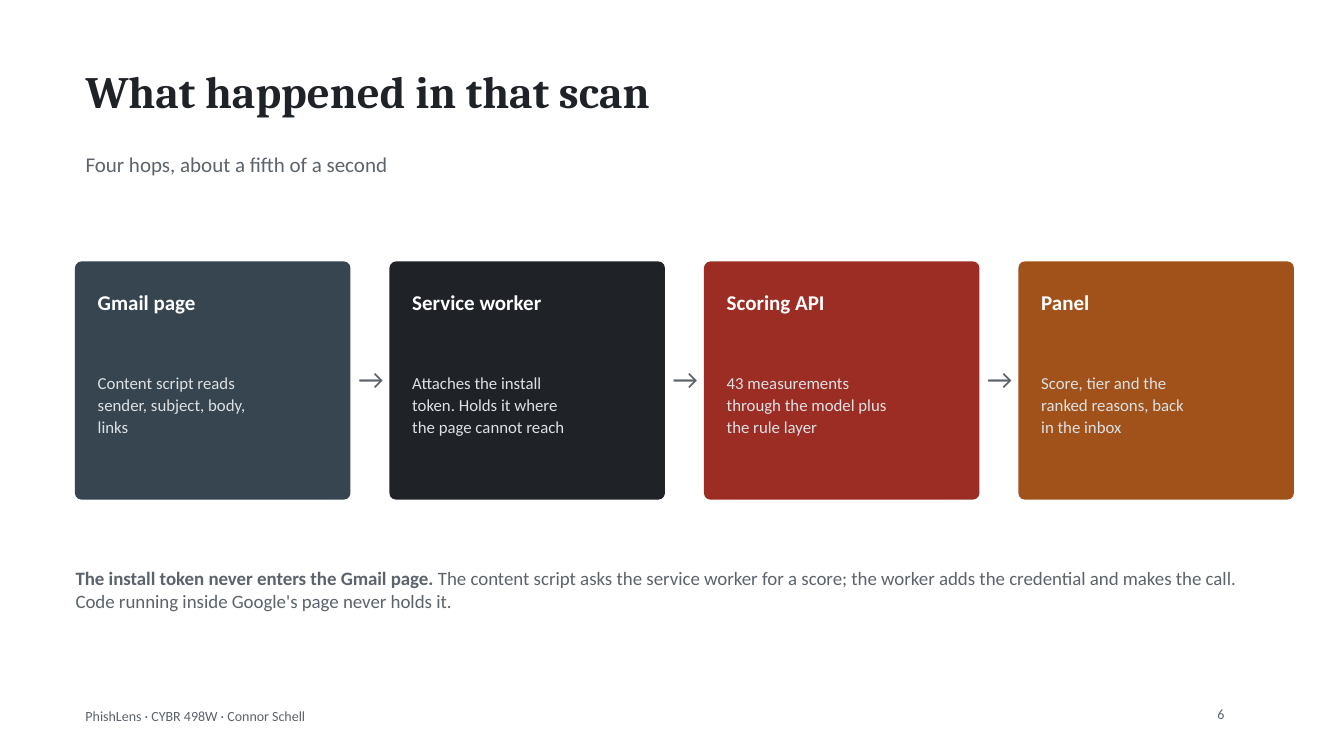
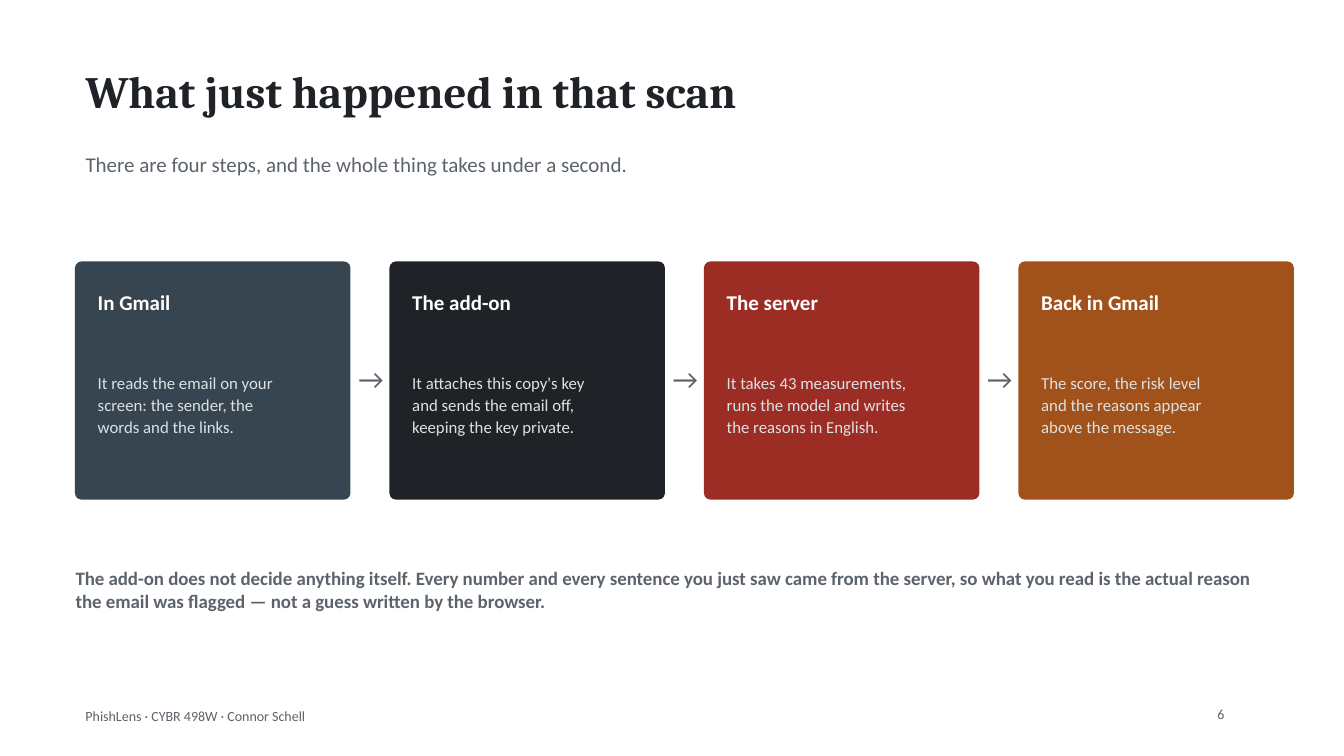
Before and after one commit to connorschell/PhishLens, a slide deck: slide 6 of 06_Deliverables/IM2_Presentation.pptx. Drawn at 1344x756 pixels with LibreOffice and Linux fonts; fonts in the diff are those of the drawing. Boxes give left, top, right and bottom in pixels: in the first picture for what was removed or moved away, otherwise in the second. Text is boxed around its words. In the diff, an @@ line names an element or a change of style, - is before the commit and + after.

Commit message:
Sync capstone work through WU7

```diff
--- a/06_Deliverables/IM2_Presentation.pptx
+++ b/06_Deliverables/IM2_Presentation.pptx
@@ title at [86,77,737,118]: text changed @@
-What happened in that scan
+What just happened in that scan
@@ text at [86,157,627,176]: text changed @@
-Four hops, about a fifth of a second
+There are four steps, and the whole thing takes under a second.
@@ text at [98,295,170,310]: text changed @@
-Gmail page
+In Gmail
@@ text at [412,295,511,310]: text changed @@
-Service worker
+The add-on
@@ text at [727,295,818,310]: text changed @@
-Scoring API
+The server
@@ text at [1041,295,1159,310]: text changed @@
-Panel
+Back in Gmail
@@ text at [98,377,273,433]: text changed @@
-Content script reads
-sender, subject, body,
-links
+It reads the email on your
+screen: the sender, the
+words and the links.
@@ text at [412,377,585,436]: text changed @@
-Attaches the install
-token. Holds it where
-the page cannot reach
+It attaches this copy's key
+and sends the email off,
+keeping the key private.
@@ text at [727,377,906,436]: text changed @@
-43 measurements
-through the model plus
-the rule layer
+It takes 43 measurements,
+runs the model and writes
+the reasons in English.
@@ text at [1041,377,1202,436]: text changed @@
-Score, tier and the
-ranked reasons, back
-in the inbox
+The score, the risk level
+and the reasons appear
+above the message.
@@ text at [76,571,1250,611]: text changed; bold on @@
-The install token never enters the Gmail page. The content script asks the service worker for a score; the worker adds the credential and makes the call. Code running inside Google's page never holds it.
+The add-on does not decide anything itself. Every number and every sentence you just saw came from the server, so what you read is the actual reason the email was flagged — not a guess written by the browser.
```
Also in this commit, not shown: 8 other slides changed, 7 other files.
